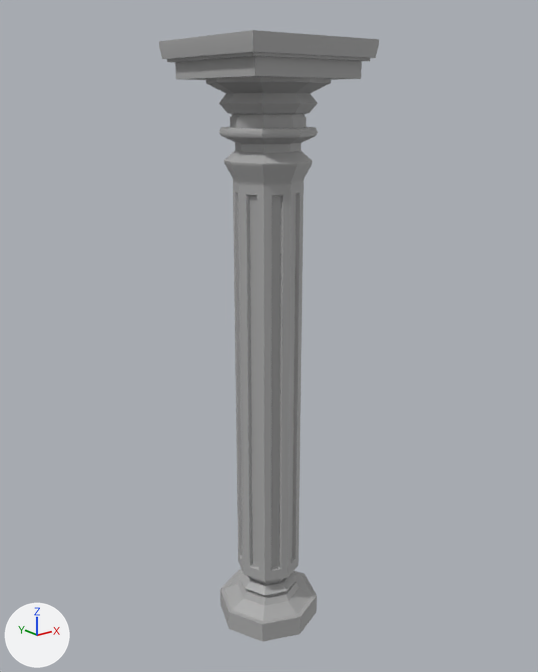
A saved change to the FBX model Assets/Static_Meshes/Background/SM_Blockout_figtht_room_bg_pilliers_01.fbx.
Before and after are seen from a 50 mm camera at (-75.8, -51.2, 27.7) aimed at (-36.5, -2.1, 8.1). Lighting does not change. The marker at lower left points along +X, +Y and +Z. Where no turn or scale is listed for an object, it has been applied to the vertices.

The older version as bpy lines, for what is in view:
```python
me_mesh = bpy.data.meshes.new('Mesh')
me_mesh.from_pydata(...)  # 436 vertices, 428 faces; spans x -6.1..6.1, y -6.1..6.1, z -26.1..26.1
me_mesh.materials.append(mat_standardsurface4)  # grey #aaaaaa
ob_sm_blockout_figtht_room_bg_pilliers_01 = bpy.data.objects.new('SM_Blockout_figtht_room_bg_pilliers_01', me_mesh)
ob_sm_blockout_figtht_room_bg_pilliers_01.location = (-37.0, -2.5, 6.2)
```
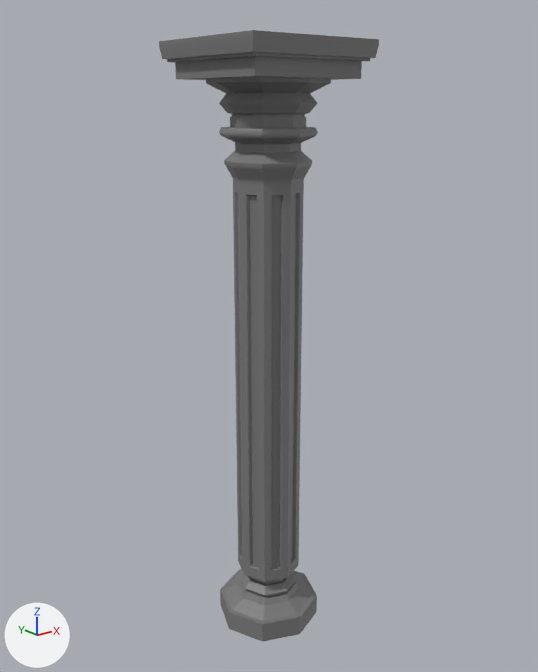
Where the newer file only moved an object's origin or applied its transform, the numbers keep the older frame.

The change, as a diff of the scene's bpy script:
```diff
--- a/Assets/Static_Meshes/Background/SM_Blockout_figtht_room_bg_pilliers_01.fbx.py
+++ b/Assets/Static_Meshes/Background/SM_Blockout_figtht_room_bg_pilliers_01.fbx.py
@@ mat_lambert2 @@
+mat_lambert2 = principled_material('lambert2')
+mat_lambert2.base_color = (0.196, 0.196, 0.196)  # grey #7a7a7a
@@ me_mesh @@
 # used by ob_sm_blockout_figtht_room_bg_pilliers_01; location = (-37.0, -2.5, 6.2)
-me_mesh.from_pydata(...)  # 436 vertices, 428 faces; spans x -6.1..6.1, y -6.1..6.1, z -26.1..26.1
+me_mesh.from_pydata(...)  # 1210 vertices, 1202 faces; spans x -6.1..6.1, y -6.1..6.1, z -26.1..26.1
+# me_mesh part 1: 478 vertices added at x -6.1..6.1, y -6.1..6.1, z 15.3..26.1
+# me_mesh part 2: 184 vertices added at x -4.7..4.8, y -4.8..4.8, z -26.1..-20.7
+# me_mesh part 3: 56 vertices added at x -2.9..3.0, y -2.9..2.9, z 7.3..7.7
+# me_mesh part 4: 56 vertices added at x -2.9..3.0, y -2.9..2.9, z -10.2..-9.8
+# me_mesh part 5: 66 faces spanning x -4.9..5.0, y -5.0..5.0, z -26.1..23.8 switch from mat_standardsurface4 (grey #aaaaaa) to mat_lambert2 (grey #7b7b7b)
```

Boxes (x1, y1, x2, y2) around the edits, measured in the pictures (538 x 672 px):
part 1 of me_mesh, added
    after: (159, 30, 379, 187)
part 2 of me_mesh, added
    after: (220, 558, 317, 642)
part 3 of me_mesh, added
    after: (233, 184, 304, 367)
part 4 of me_mesh, added
    after: (235, 355, 301, 578)
part 5 of me_mesh, recoloured
    both: (219, 103, 317, 578)
